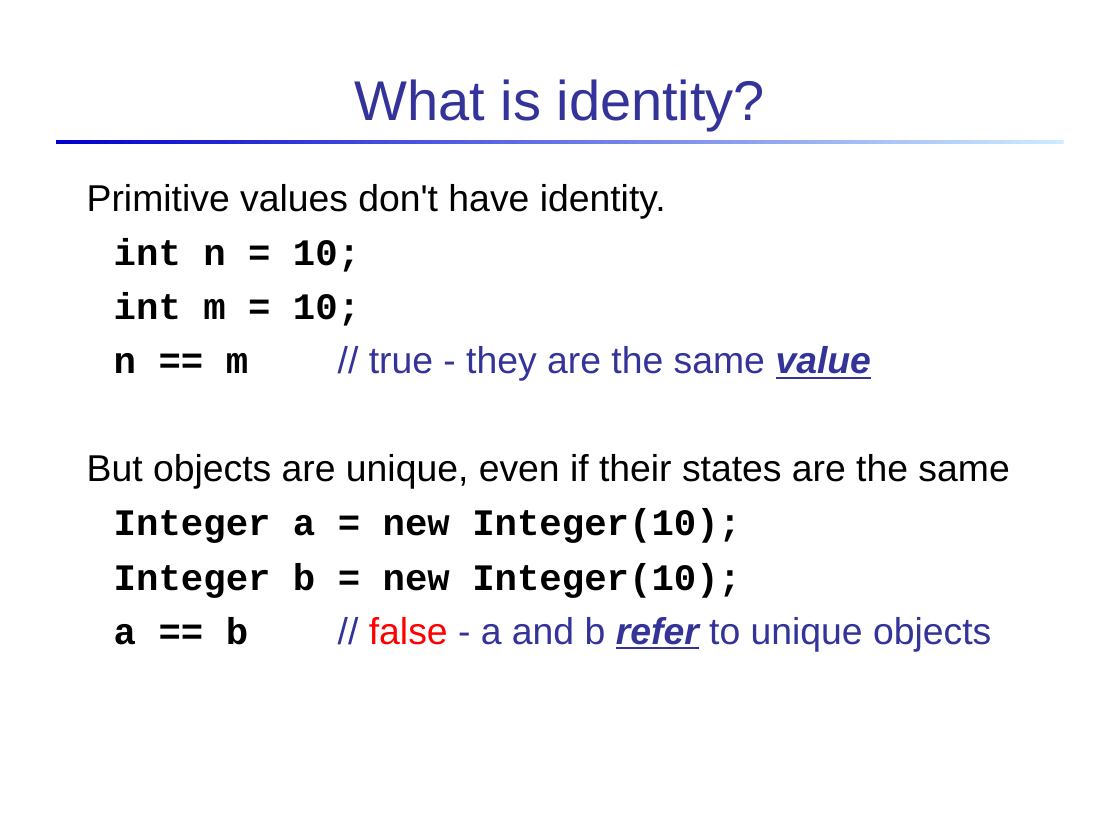
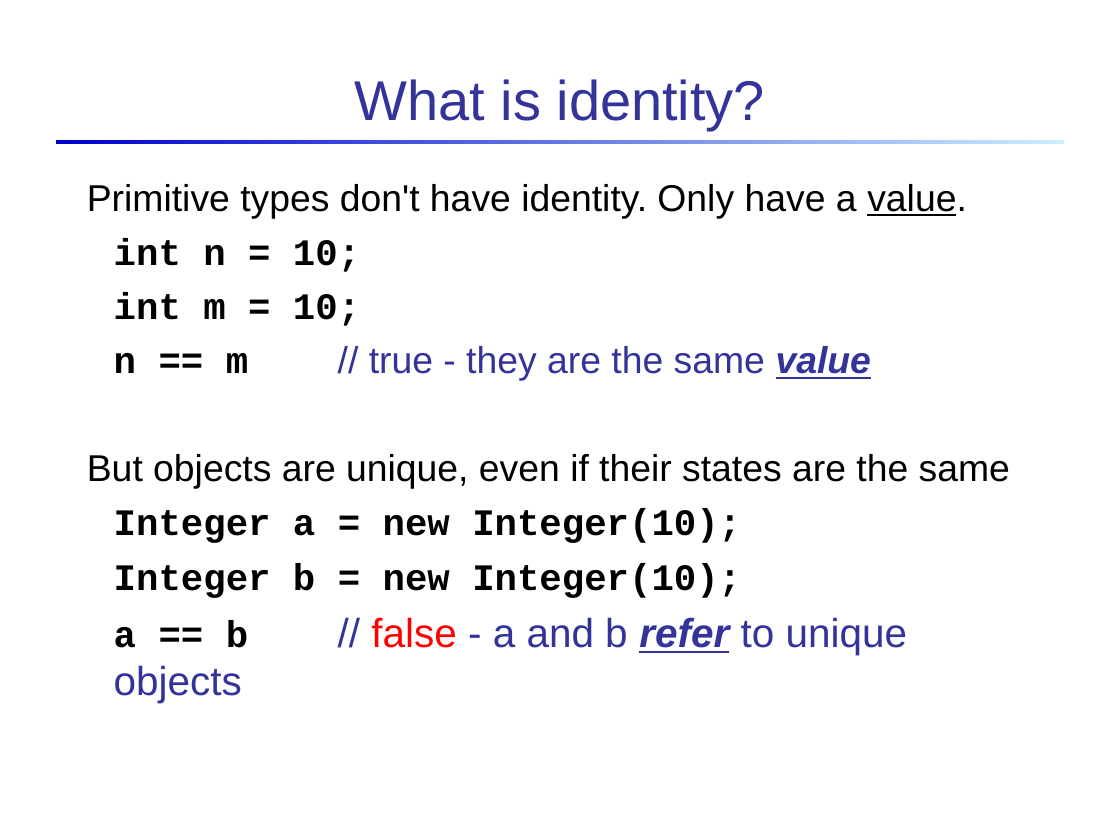
Before and after one commit to skeoop/skeoop.github.io, a slide deck: slide 14 of week1/3-Introduction-to-Objects.ppt. Drawn at 1120x840 pixels with LibreOffice and Linux fonts; fonts in the diff are those of the drawing. Boxes give left, top, right and bottom in pixels: in the first picture for what was removed or moved away, otherwise in the second. Text is boxed around its words. In the diff, an @@ line names an element or a change of style, - is before the commit and + after.

```diff
--- a/week1/3-Introduction-to-Objects.ppt
+++ b/week1/3-Introduction-to-Objects.ppt
@@ text at box(87, 184, 967, 218): text changed @@
-Primitive values don't have identity.
+Primitive types don't have identity. Only have a value.
@@ text at box(114, 617, 907, 655): size 24 to 26 pt in "// false - a and b refer ..." @@
```
Also in this commit, not shown: 7 other slides changed, 3 other files.
